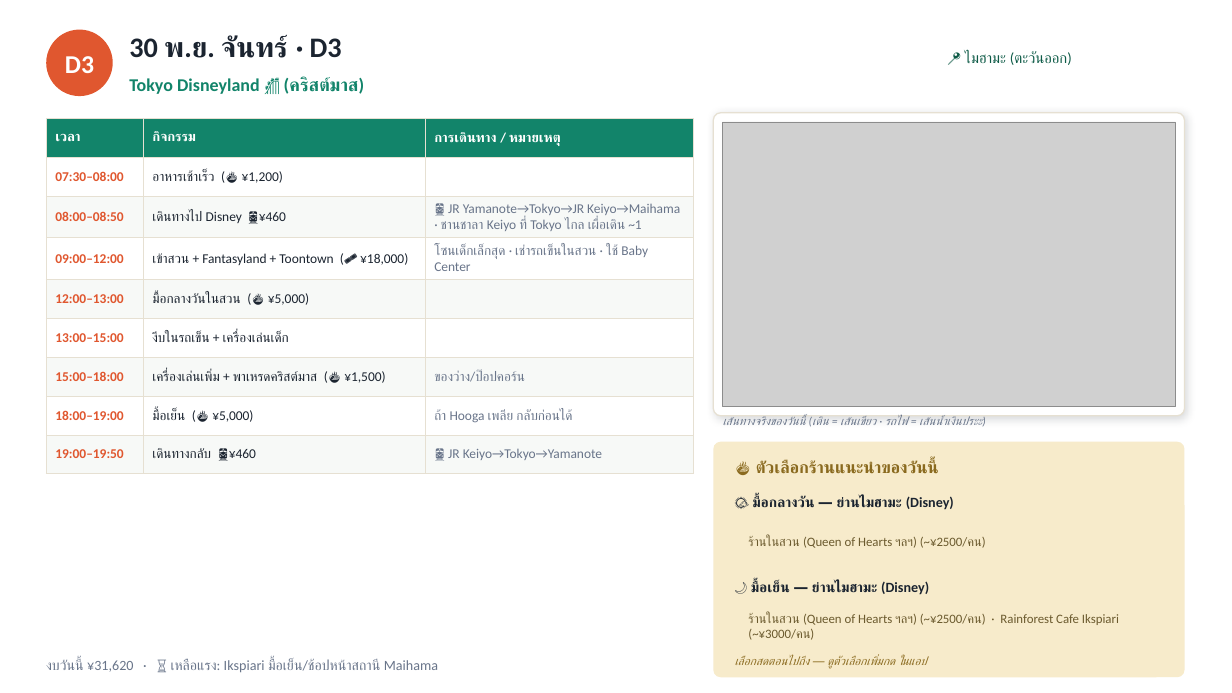
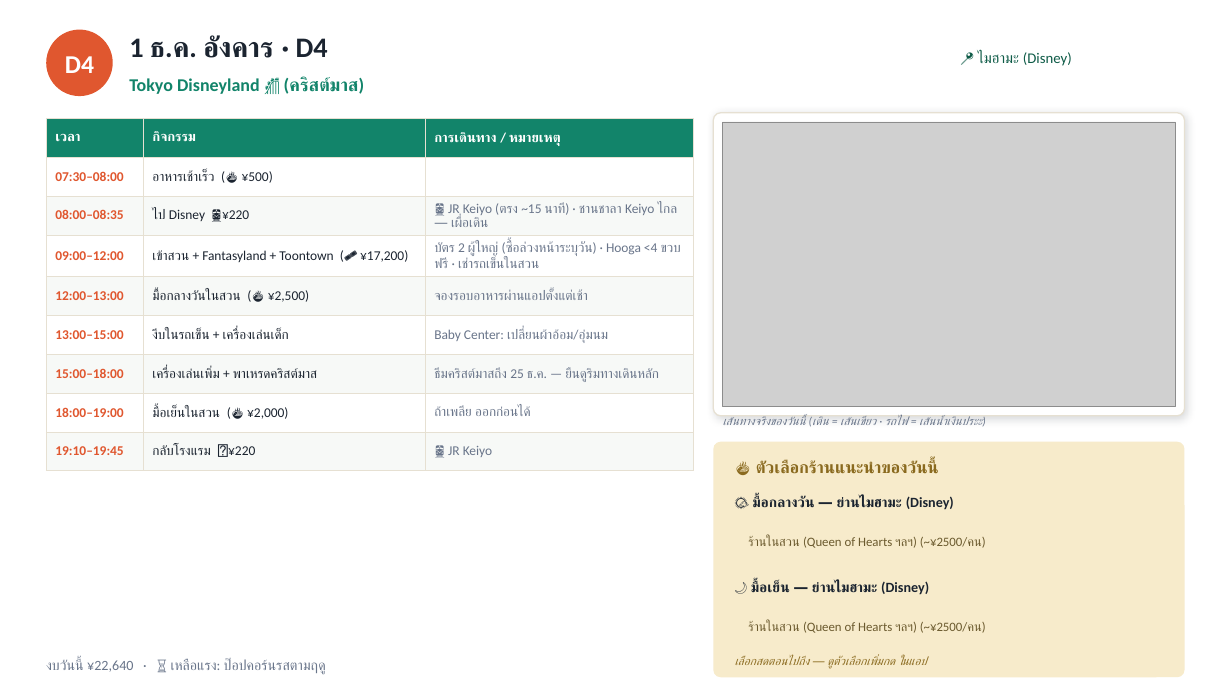
Before and after one commit to aphiwatgo5/tokyo-trip-planner, a slide deck: slide 9 of Tokyo_Trip_Plan_2026.pptx (slide 7 before the commit). Drawn at 1232x693 pixels with LibreOffice and Linux fonts; fonts in the diff are those of the drawing; grey boxes stand for pictures. Boxes give left, top, right and bottom in pixels: in the first picture for what was removed or moved away, otherwise in the second. Text is boxed around its words. In the diff, an @@ line names an element or a change of style, - is before the commit and + after.

```diff
--- a/Tokyo_Trip_Plan_2026.pptx
+++ b/Tokyo_Trip_Plan_2026.pptx
@@ text at box(65, 56, 94, 73): text changed @@
-D3
+D4
@@ text at box(129, 36, 328, 58): text changed @@
-30 พ.ย. จันทร์ · D3
+1 ธ.ค. อังคาร · D4
@@ text at box(978, 51, 1072, 66): text changed @@
-📍 ไมฮามะ (ตะวันออก)
+📍 ไมฮามะ (Disney)
@@ table at box(46, 118, 693, 461) @@
-row 2, column 2: อาหารเช้าเร็ว (🍜 ¥1,200)
+row 2, column 2: อาหารเช้าเร็ว (🍜 ¥500)
-row 3: 08:00–08:50 | เดินทางไป Disney 🚆¥460 | 🚆 JR Yamanote→Tokyo→JR Keiyo→Maihama · ชานชาลา Keiyo ที่ Tokyo ไกล เผื่อเดิน ~1
+row 3: 08:00–08:35 | ไป Disney 🚆¥220 | 🚆 JR Keiyo (ตรง ~15 นาที) · ชานชาลา Keiyo ไกล — เผื่อเดิน
-row 4, column 2: เข้าสวน + Fantasyland + Toontown (🎟 ¥18,000)
+row 4, column 2: เข้าสวน + Fantasyland + Toontown (🎟 ¥17,200)
-row 4, column 3: โซนเด็กเล็กสุด · เช่ารถเข็นในสวน · ใช้ Baby Center
+row 4, column 3: บัตร 2 ผู้ใหญ่ (ซื้อล่วงหน้าระบุวัน) · Hooga <4 ขวบฟรี · เช่ารถเข็นในสวน
-row 5, column 2: มื้อกลางวันในสวน (🍜 ¥5,000)
+row 5, column 2: มื้อกลางวันในสวน (🍜 ¥2,500)
-row 5, column 3: 
+row 5, column 3: จองรอบอาหารผ่านแอปตั้งแต่เช้า
-row 6, column 3: 
+row 6, column 3: Baby Center: เปลี่ยนผ้าอ้อม/อุ่มนม
-row 7, column 2: เครื่องเล่นเพิ่ม + พาเหรดคริสต์มาส (🍜 ¥1,500)
+row 7, column 2: เครื่องเล่นเพิ่ม + พาเหรดคริสต์มาส
-row 7, column 3: ของว่าง/ป๊อปคอร์น
+row 7, column 3: ธีมคริสต์มาสถึง 25 ธ.ค. — ยืนดูริมทางเดินหลัก
-row 8, column 2: มื้อเย็น (🍜 ¥5,000)
+row 8, column 2: มื้อเย็นในสวน (🍜 ¥2,000)
-row 8, column 3: ถ้า Hooga เพลีย กลับก่อนได้
+row 8, column 3: ถ้าเพลีย ออกก่อนได้
-row 9: 19:00–19:50 | เดินทางกลับ 🚆¥460 | 🚆 JR Keiyo→Tokyo→Yamanote
+row 9: 19:10–19:45 | กลับโรงแรม 🚆¥220 | 🚆 JR Keiyo
@@ text at box(748, 621, 986, 633): text changed @@
-ร้านในสวน (Queen of Hearts ฯลฯ) (~¥2500/คน) · Rainforest Cafe Ikspiari (~¥3000/คน)
+ร้านในสวน (Queen of Hearts ฯลฯ) (~¥2500/คน)
@@ text at box(46, 659, 326, 674): text changed @@
-งบวันนี้ ¥31,620 · ⏳ เหลือแรง: Ikspiari มื้อเย็น/ช้อปหน้าสถานี Maihama
+งบวันนี้ ¥22,640 · ⏳ เหลือแรง: ป๊อปคอร์นรสตามฤดู
```
Also in this commit, not shown: 18 other slides changed, 27 other files.
